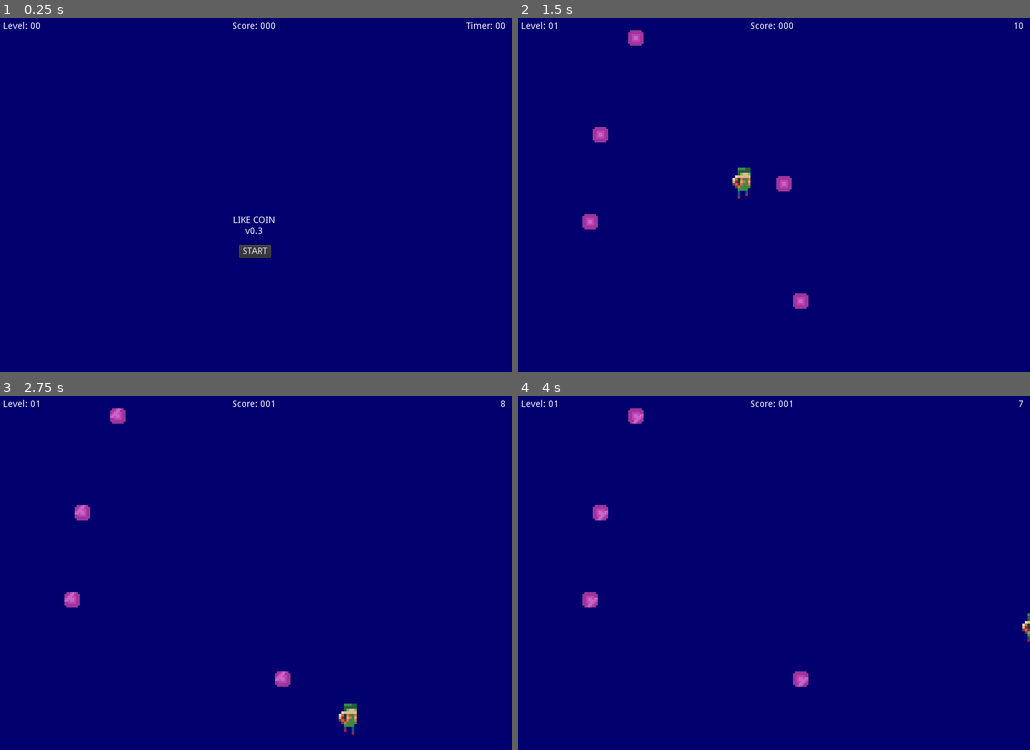
Above: before the commit, frames 1-4 (two rows, left to right).
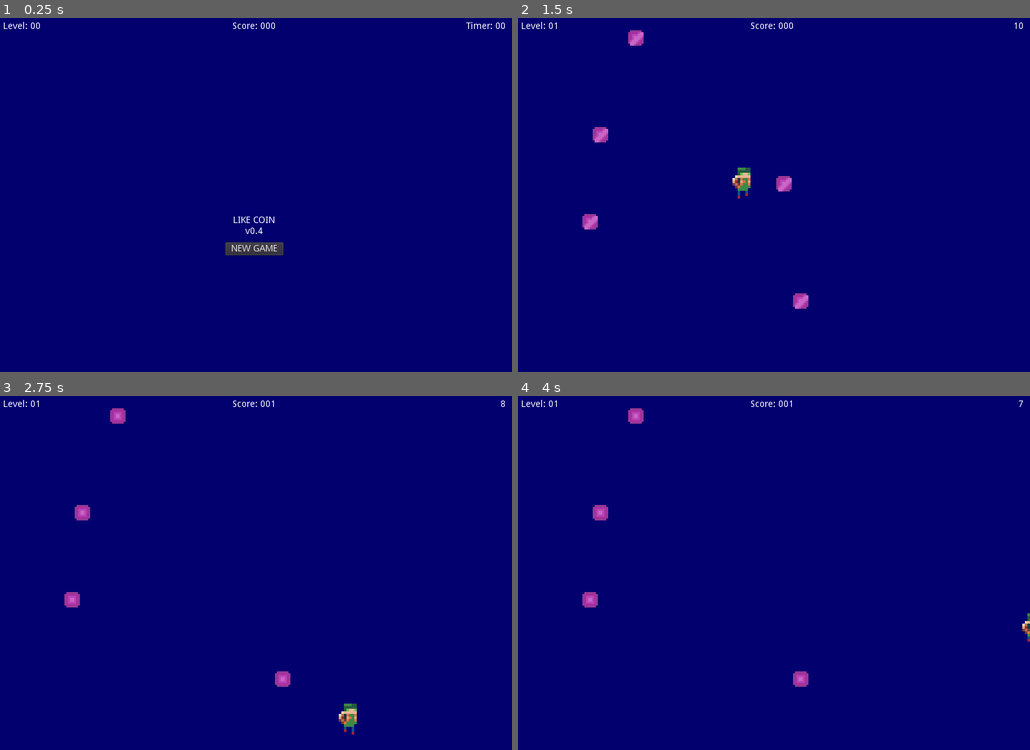
Above: after the commit, the same moments.

Repository: RaSla/Godot-LikeCoin
Game: Godot game, scene res://Main.tscn
The game is run twice, just before and just after one commit, with the same random seed, the same clock (stepped at 60 frames per second) and the same inputs.
Inputs:
- Up to frame 1 (0.25 s): no input
- Up to frame 2 (1.5 s): click "START" (after the commit: "NEW GAME") at 0.5 s; tap Enter at 1.25 s; hold Right (ui_right) from 1.28 s (still down)
- Up to frame 3 (2.75 s): release Right (ui_right) at 2.03 s; hold Down (ui_down) from 2.03 s (still down)
- Up to frame 4 (4 s): release Down (ui_down) at 2.78 s; hold Right (ui_right) 2.78-3.53 s; hold Up (ui_up) from 3.53 s (still down)

The runs differ from the first frame. In frame 1, 0.4% of the frame differs, in the area x 43-56%, y 59-68%; in frame 2, 0.2%; in frame 3, 0.1%; in frame 4, 0.1%.

Commit message:
v0.4: add Sounds

Diff:
--- a/Coin.gd
+++ b/Coin.gd
@@ -1,23 +1,11 @@
 extends Area2D
 
 signal pickup
-#signal die
 
 # Called when the node enters the scene tree for the first time.
 func _ready():
 	pass
 
-#func start(pos):
-#	set_process(true)
-	#глобальная позиция объекта в формате Vector2(x, y)
-	#position = pos
-#	$AnimatedSprite.animation = "idle"
-
-func die():
-	print("Coin: die()")
-	#$AnimatedSprite.animation = "die"
-	set_process(false)
-
 func pickup ():
 	print("Coin: pickup()")
 	queue_free ()
--- a/Coin.tscn
+++ b/Coin.tscn
@@ -1,6 +1,5 @@
-[gd_scene load_steps=10 format=2]
+[gd_scene load_steps=9 format=2]
 
-[ext_resource path="res://sprites/coin/coin1.png" type="Texture" id=1]
 [ext_resource path="res://sprites/coin/coin2.png" type="Texture" id=2]
 [ext_resource path="res://sprites/coin/coin1.png" type="Texture" id=3]
 [ext_resource path="res://sprites/coin/coin4.png" type="Texture" id=4]
@@ -10,7 +9,7 @@
 
 [sub_resource type="SpriteFrames" id=1]
 animations = [ {
-"frames": [ ExtResource( 3 ), ExtResource( 1 ), ExtResource( 1 ), ExtResource( 1 ), ExtResource( 1 ), ExtResource( 2 ), ExtResource( 5 ), ExtResource( 4 ), ExtResource( 6 ), ExtResource( 1 ) ],
+"frames": [ ExtResource( 3 ), ExtResource( 3 ), ExtResource( 3 ), ExtResource( 3 ), ExtResource( 3 ), ExtResource( 2 ), ExtResource( 5 ), ExtResource( 4 ), ExtResource( 6 ), ExtResource( 3 ) ],
 "loop": true,
 "name": "idle",
 "speed": 10.0
@@ -31,7 +30,7 @@
 scale = Vector2( 3, 3 )
 frames = SubResource( 1 )
 animation = "idle"
-frame = 4
+frame = 8
 playing = true
 
 [node name="CollisionShape2D" type="CollisionShape2D" parent="."]
--- a/HUD.tscn
+++ b/HUD.tscn
@@ -44,18 +44,18 @@
 margin_bottom = 99.0
 text = "
 LIKE COIN
-v0.3"
+v0.4"
 align = 1
 __meta__ = {
 "_edit_use_anchors_": false
 }
 
 [node name="StartButton" type="Button" parent="."]
-margin_left = 376.0
-margin_top = 364.0
-margin_right = 426.0
-margin_bottom = 384.0
-text = "START"
+margin_left = 355.0
+margin_top = 360.0
+margin_right = 445.0
+margin_bottom = 380.0
+text = "NEW GAME"
 __meta__ = {
 "_edit_use_anchors_": false
 }
--- a/Main.gd
+++ b/Main.gd
@@ -3,6 +3,8 @@
 # PackedScene обеспечит упрощенный доступ к сериализованному объекту сцены
 export (PackedScene) var coin
 export (int) var playtime
+
+var sfx = AudioStreamPlayer2D.new()
 
 var level = 1  # текущий уровень
 var score  # текущие очки
@@ -34,6 +36,8 @@
 	time_left = playtime
 	$Player.start($PlayerStart.position)
 	$Player.show()
+	for coin in $CoinContainer.get_children():
+		coin.queue_free()
 	spawn_coins() # спавн монеток
 	$HUD.update_level(level)
 	$HUD.update_score(score)
@@ -43,10 +47,11 @@
 func game_over():
 	playing = false
 	$GameTimer.stop()
-	for coin in $CoinContainer.get_children():
-		coin.queue_free()
 	$HUD.show_game_over()
-	#$Player.die()
+	$Player.die()
+	self.add_child(sfx)
+	sfx.stream = load("res://sfx/Explosion.wav")
+	sfx.play()
 
 func spawn_coins():
 	print("Main.spawn_coins: level = "+String(level))
@@ -67,6 +72,9 @@
 
 func _on_Player_pickup():
 	score += 1
+	self.add_child(sfx)
+	sfx.stream = load("res://sfx/Player_pickup.wav")
+	sfx.play()
 	$HUD.update_score(score)
 
 
--- a/Player.gd
+++ b/Player.gd
@@ -32,7 +32,7 @@
 	$AnimatedSprite.animation = "idle"
 
 func die():
-	$AnimatedSprite.animation = "die"
+	#$AnimatedSprite.animation = "die"
 	set_process(false)
 
 
Not shown, added: sfx/Explosion.wav.import
Not shown, added: sfx/Player_pickup.wav.import
Not shown, changed: CHANGELOG.md
Not shown, added: sfx/Explosion.wav
Not shown, added: sfx/Player_pickup.wav
